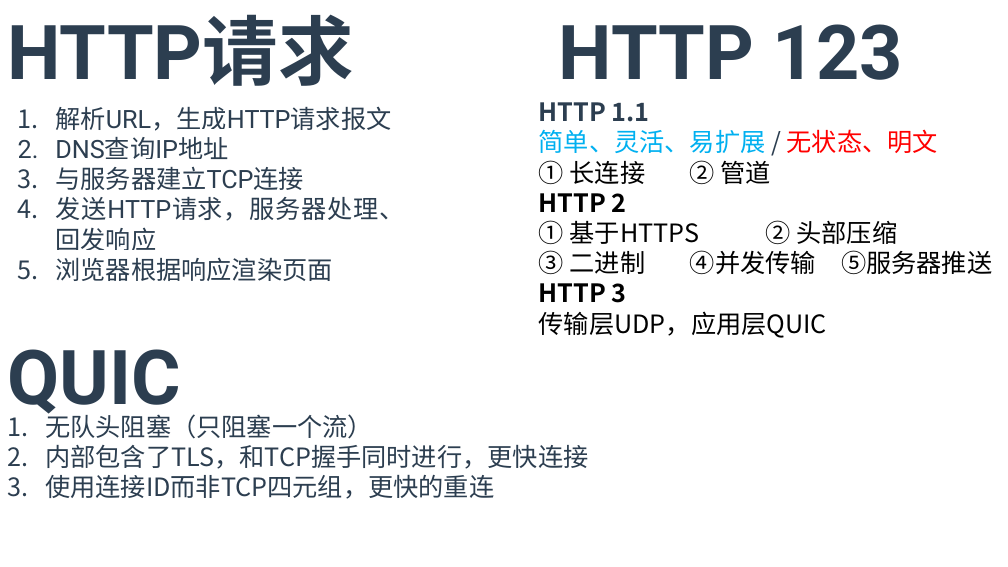
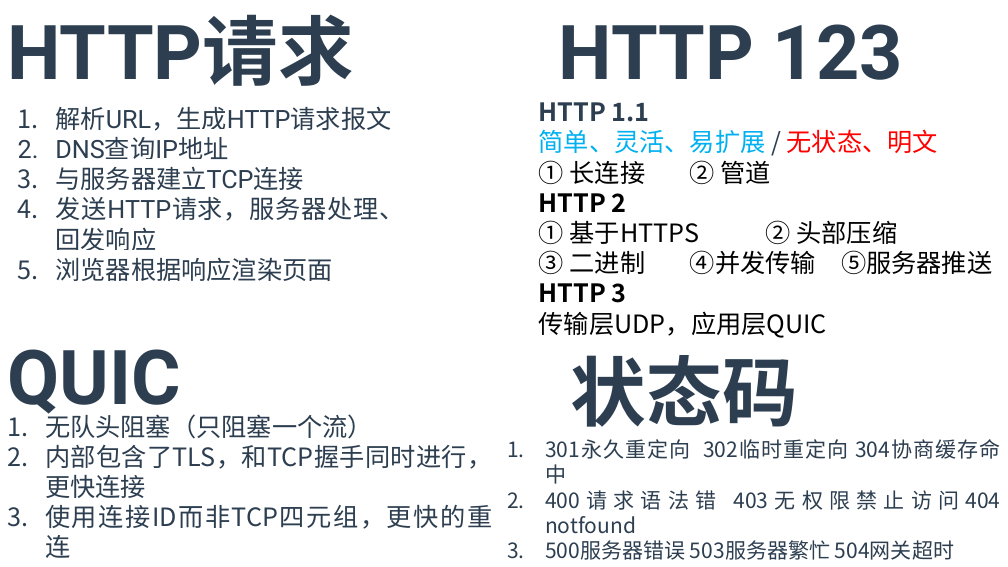
Before and after one commit to T0kisaki-Kurumi/LeetCode, a slide deck: slide 14 of 实习/面试.pptx (slide 9 before the commit). Drawn at 1008x567 pixels with LibreOffice and Linux fonts; fonts in the diff are those of the drawing. Boxes give left, top, right and bottom in pixels: in the first picture for what was removed or moved away, otherwise in the second. Text is boxed around its words. In the diff, an @@ line names an element or a change of style, - is before the commit and + after.

Commit message:
2024/4/23

```diff
--- a/实习/面试.pptx
+++ b/实习/面试.pptx
@@ text added at [571, 355, 798, 427], 72 pt, text #2C3E50, bold @@
+状态码
@@ text "无队头阻塞（只阻塞一个流）" rewrapped from [45, 410, 588, 499] to [45, 410, 492, 529] @@
@@ text added at [545, 439, 954, 560], 20 pt, text #2C3E50 @@
+1. 301永久重定向 302临时重定向 304协商缓存命中
+2. 400请求语法错 403无权限禁止访问404 notfound
+3. 500服务器错误 503服务器繁忙 504网关超时
```
Also in this commit, not shown: 5 slides added.
